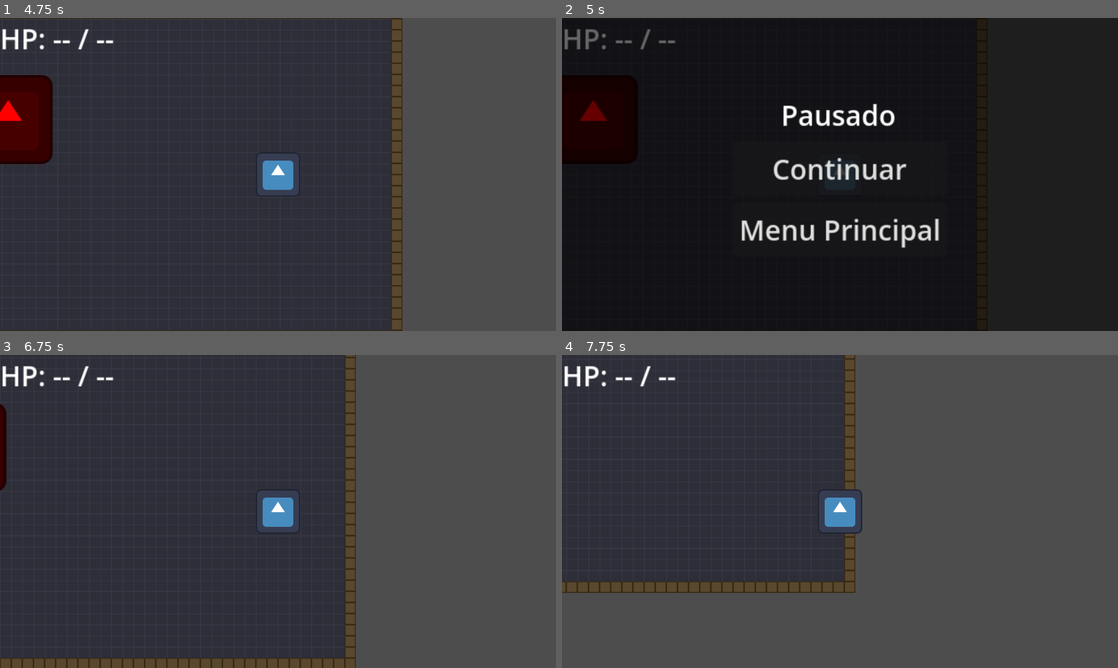
Above: before the commit, frames 1-4 (two rows, left to right).
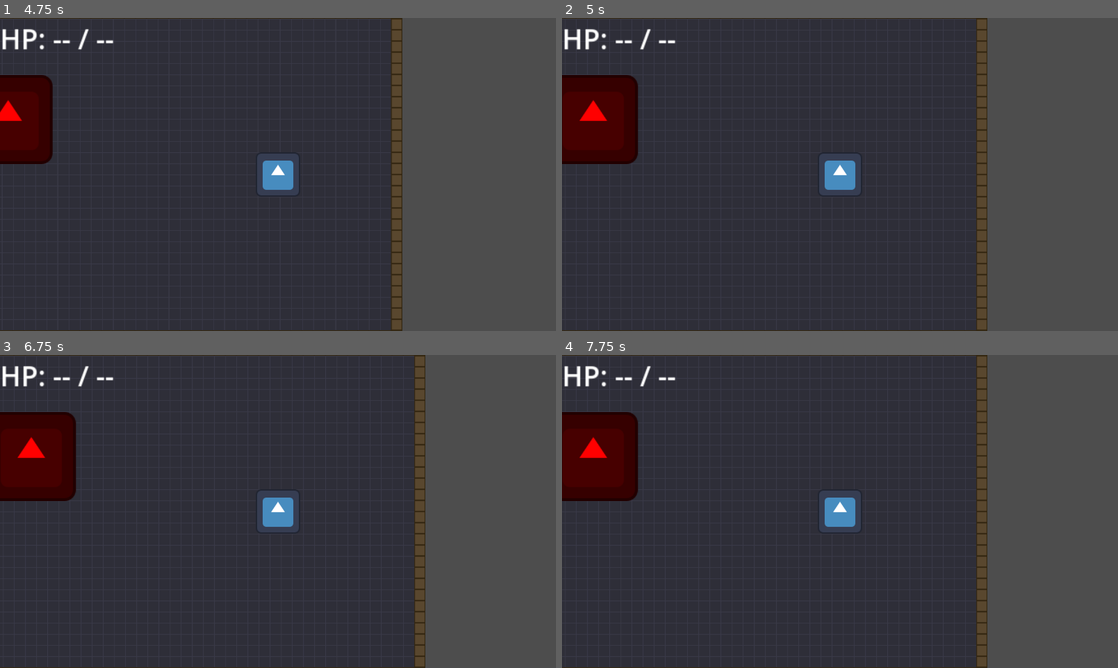
Above: after the commit, the same moments.

Repository: UnBArqDsw2026-1-Turma02/2026.1-T02_G1_MadDev_Entrega_03
Game: Godot game, scene res://scenes/ui/main_menu.tscn
Two runs of this game, one before a commit and one after it. Both use one fixed random seed, a clock stepped at 60 frames per second and the inputs below. The engine's default icon, where the game draws it, is replaced by a stand-in: a white triangle on a blue panel in a dark square.
Inputs (mouse positions are in pixels of both pictures, inside the frame that each line leads up to):
- Up to frame 1 (4.75 s): click "Iniciar" at 0.5 s; tap Enter at 1.25 s; hold D (move_right) 1.28-2.03 s; tap Space (dash) every 0.75 s from 1.35 to 4.35 s; hold S (move_down) 2.03-2.78 s; hold D (move_right) 2.78-3.53 s; hold W (move_up) 3.53-4.28 s; hold A (move_left) from 4.28 s (still down)
- Up to frame 2 (5 s): keep holding A (move_left); tap Escape (ui_cancel) at 4.9 s
- Up to frame 3 (6.75 s): tap Space (dash) at 5.1, 6.5, 6.6 s; release A (move_left) at 5.75 s; click (278, 505) at 5.75 s, where only the run before the commit has a clickable "Continuar"; hold S (move_down) from 6.53 s (still down)
- Up to frame 4 (7.75 s): release S (move_down) at 7.28 s; hold D (move_right) from 7.28 s (still down); tap Space (dash) at 7.35 s

Frame 1 is identical in both runs. In frame 2, 99% of the frame differs, in the area x 0-100%, y 0-100%; in frame 3, 19%; in frame 4, 39%.
Error before the commit: Assertion failed: GameMediator.unregister nao removeu o handler. (res://scripts/autoloads/game_mediator.gd:20)

Commit message:
correcao do pr

Diff:
--- a/jogo/scripts/autoloads/game_mediator.gd
+++ b/jogo/scripts/autoloads/game_mediator.gd
@@ -16,8 +16,8 @@
 
 func _ready() -> void:
 	_register_signal_bus_bridge()
-	if OS.is_debug_build():
-		assert(debug_test_unregister(), "GameMediator.unregister nao removeu o handler.")
+	#if OS.is_debug_build():
+		#assert(debug_test_unregister(), "GameMediator.unregister nao removeu o handler.")
 
 
 func notify(sender: Object, event: StringName, data: Dictionary = {}) -> void:
--- a/jogo/scripts/player/player.gd
+++ b/jogo/scripts/player/player.gd
@@ -2,12 +2,6 @@
 ## Observer Pattern  — sinais health_changed e died notificam a UI sem acoplamento direto.
 ## Conexões de sinais devem ser feitas via inspetor.
 extends CharacterBody2D
-
-# ---------------------------------------------------------------------------
-# Sinais (Observer)
-# ---------------------------------------------------------------------------
-signal health_changed(new_health: int, max_health: int)
-signal died()
 
 # ---------------------------------------------------------------------------
 # Atributos de movimento
@@ -100,7 +94,6 @@
 func take_damage(amount: int) -> void:
 	var damage: int = maxi(0, amount - defense)
 	current_health = maxi(0, current_health - damage)
-	health_changed.emit(current_health, max_health)
 	GameMediator.notify(self, GameMediator.EVENT_PLAYER_HEALTH_CHANGED, {
 		"new_health": current_health,
 		"max_health": max_health,
@@ -111,7 +104,6 @@
 
 func heal(amount: int) -> void:
 	current_health = mini(max_health, current_health + amount)
-	health_changed.emit(current_health, max_health)
 	GameMediator.notify(self, GameMediator.EVENT_PLAYER_HEALTH_CHANGED, {
 		"new_health": current_health,
 		"max_health": max_health,
@@ -119,7 +111,6 @@
 
 
 func _die() -> void:
-	died.emit()
 	GameMediator.notify(self, GameMediator.EVENT_PLAYER_DIED)
 
 
--- a/jogo/scripts/ui/hud.gd
+++ b/jogo/scripts/ui/hud.gd
@@ -12,21 +12,9 @@
 @onready var health_label: Label = $VBoxContainer/HealthRow/HealthLabel
 
 
-func _ready() -> void:
-	GameMediator.register(GameMediator.EVENT_PLAYER_HEALTH_CHANGED, _on_mediator_player_health_changed)
-
-
-func _exit_tree() -> void:
-	GameMediator.unregister(GameMediator.EVENT_PLAYER_HEALTH_CHANGED, _on_mediator_player_health_changed)
-
-
 # ---------------------------------------------------------------------------
-# Observer — receptores de eventos (conectar via inspetor no SignalBus)
+# Observer — conectar SignalBus.player_health_changed via inspetor
 # ---------------------------------------------------------------------------
-func _on_mediator_player_health_changed(_sender: Object, _event: StringName, data: Dictionary) -> void:
-	on_player_health_changed(data.get("new_health", 0), data.get("max_health", 0))
-
-
 func on_player_health_changed(new_health: int, max_health: int) -> void:
 	if health_label == null:
 		return
--- a/jogo/scripts/ui/pause_menu.gd
+++ b/jogo/scripts/ui/pause_menu.gd
@@ -3,11 +3,6 @@
 
 func _ready() -> void:
 	process_mode = Node.PROCESS_MODE_ALWAYS
-	GameMediator.register(GameMediator.EVENT_GAME_PAUSED, _on_mediator_game_paused)
-
-
-func _exit_tree() -> void:
-	GameMediator.unregister(GameMediator.EVENT_GAME_PAUSED, _on_mediator_game_paused)
 
 
 func _unhandled_input(event: InputEvent) -> void:
@@ -20,10 +15,6 @@
 	visible = is_paused
 
 
-func _on_mediator_game_paused(_sender: Object, _event: StringName, data: Dictionary) -> void:
-	_on_game_paused(data.get("is_paused", false))
-
-
 func _on_resume_pressed() -> void:
 	GameManager.toggle_pause()
 
Not shown, added: docs/mediator.md
